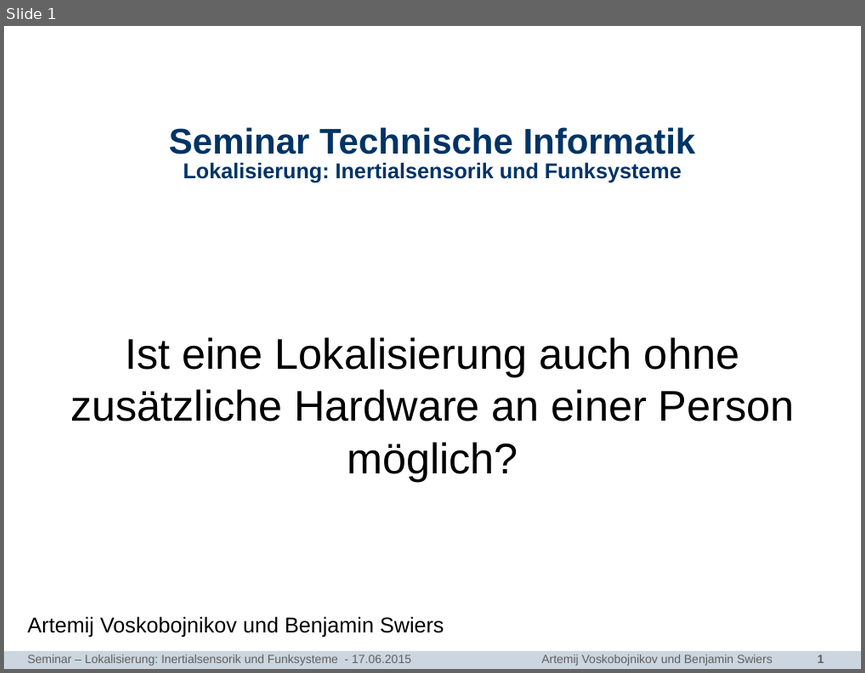
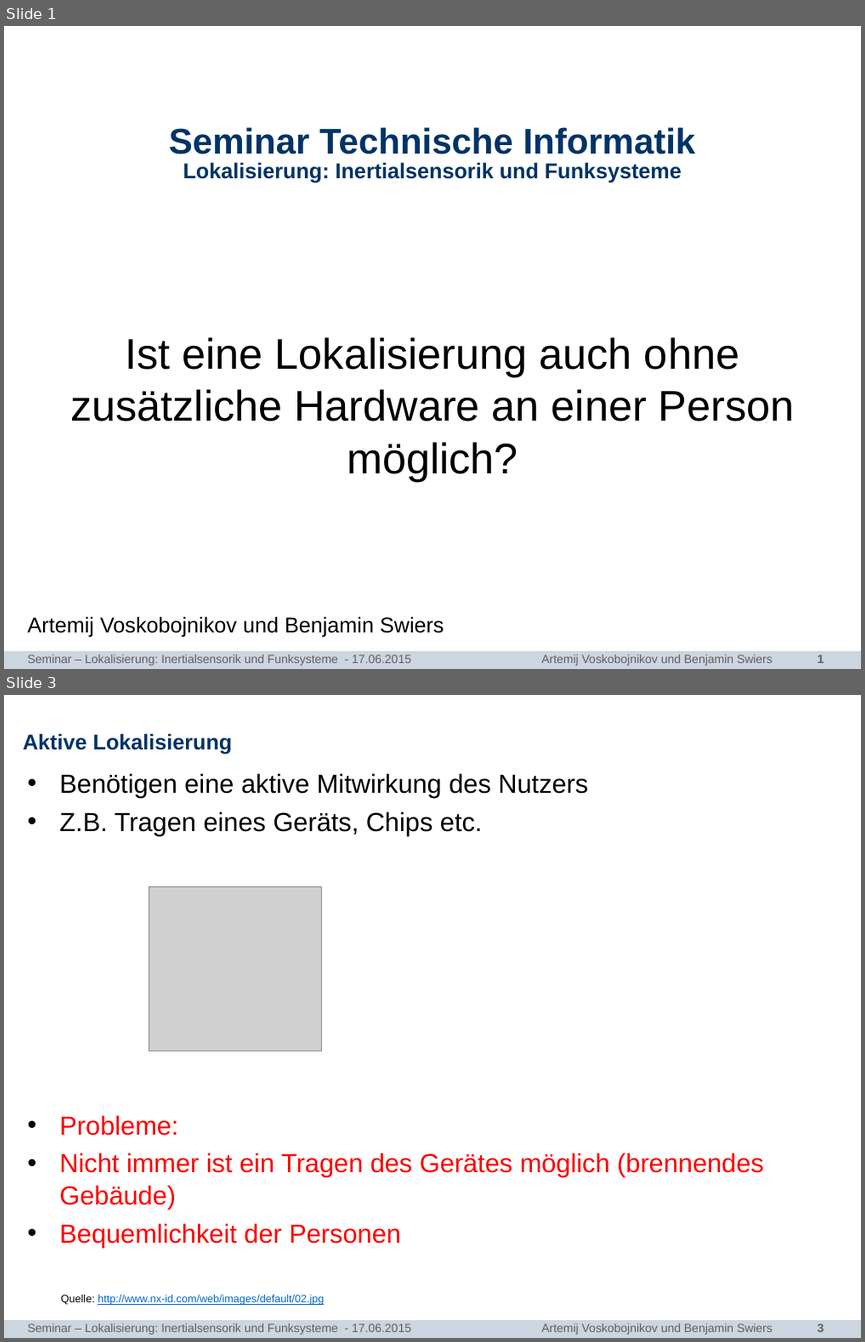
Before and after one commit to bennySwiers/Ausarbeitung-Seminar-TI, a slide deck: Vortrag/Seminar_TI_Sensorlose_Lokalisierung.pptx. Shown one above the other, each under a label of ours: slide 1 before the commit, slides 1 and 3 after it; the slides between them are not shown. The pictures are 865x673 and 865x1342 pixels, drawn with LibreOffice and Linux fonts; fonts in the diff are those of the drawing; grey boxes stand for pictures; background and template pictures are left out. Boxes give left, top, right and bottom in pixels: in the first picture for what was removed or moved away, otherwise in the second. Text is boxed around its words. In the diff, an @@ line names an element or a change of style, - is before the commit and + after.

```diff
--- a/Vortrag/Seminar_TI_Sensorlose_Lokalisierung.pptx
+++ b/Vortrag/Seminar_TI_Sensorlose_Lokalisierung.pptx
@@ slide 3 added at <box>4,695,861,1338</box>, background #FFFFFF; not listed: 2 template elements that a slide beside it also shows @@
@@ title added at <box>23,733,233,754</box>, 18 pt, text #003366, bold @@
+Aktive Lokalisierung
@@ text added at <box>59,773,764,1304</box>, 22 pt, text #FF0000 @@
+• Benötigen eine aktive Mitwirkung des Nutzers
+• Z.B. Tragen eines Geräts, Chips etc.
+• Probleme:
+• Nicht immer ist ein Tragen des Gerätes möglich (brennendes Gebäude)
+• Bequemlichkeit der Personen
+  Quelle: http://www.nx-id.com/web/images/default/02.jpg
@@ picture added at <box>148,887,321,1050</box> @@
@@ text added at <box>28,1323,772,1334</box>, 10 pt, text #5F5F5F @@
+Seminar – Lokalisierung: Inertialsensorik und Funksysteme - 17.06.2015 Artemij Voskobojnikov und Benjamin Swiers
```
Also in this commit, not shown: 8 slides changed, 5 other slides added.
